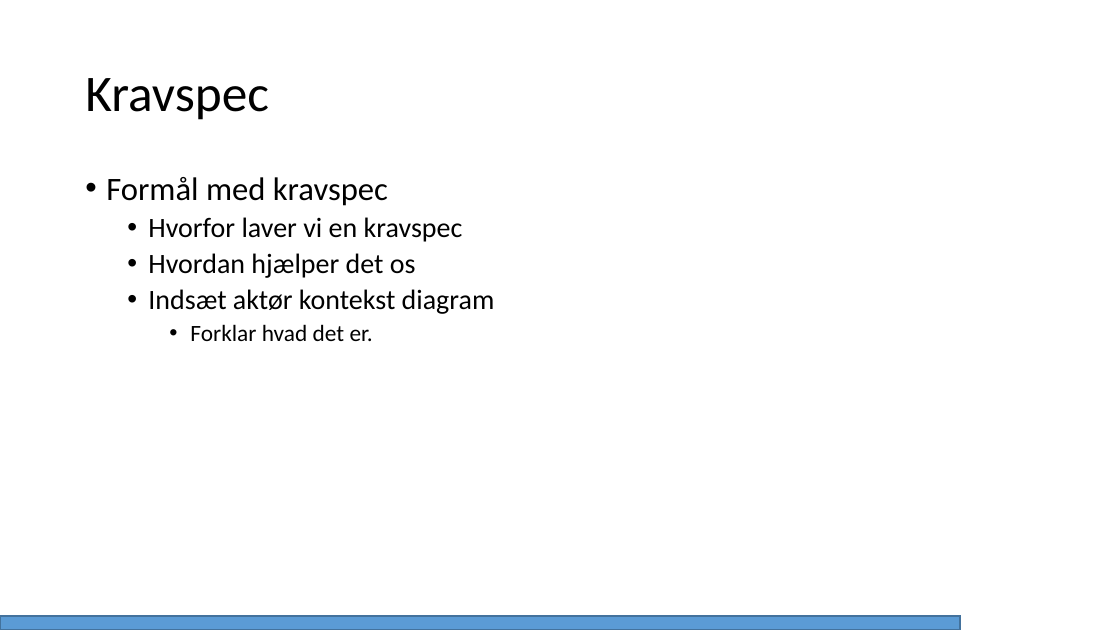
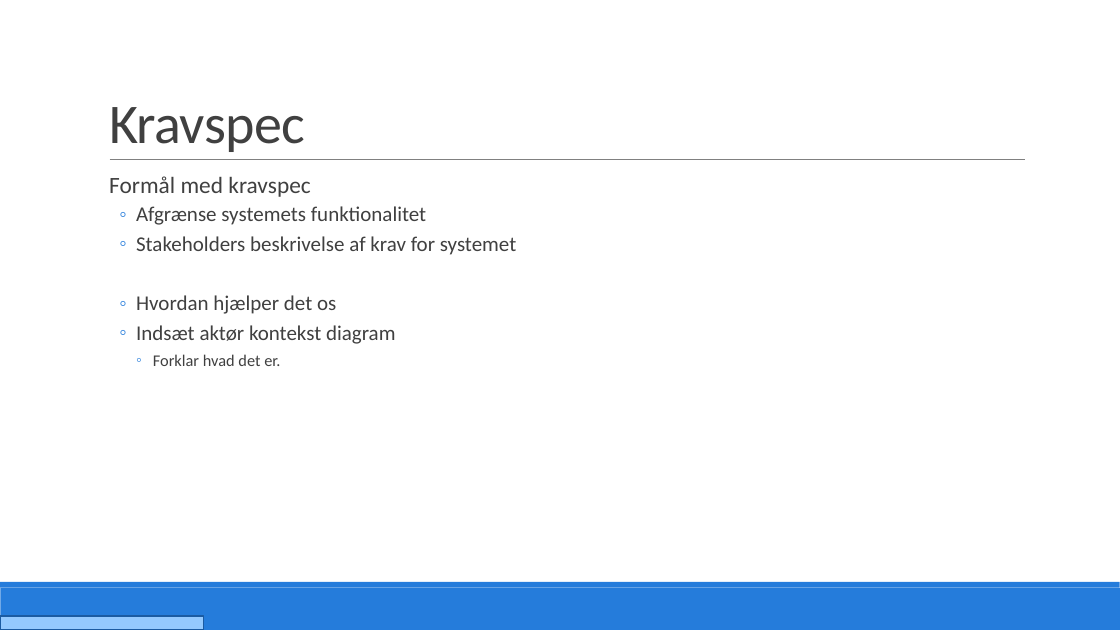
Before and after one commit to PRJ2GR15/Rapport, a slide deck: slide 6 of Fremlæggelse/Fremlæggelse.pptm. Drawn at 1120x630 pixels with LibreOffice and Linux fonts; fonts in the diff are those of the drawing. Boxes give left, top, right and bottom in pixels: in the first picture for what was removed or moved away, otherwise in the second. Text is boxed around its words. In the diff, an @@ line names an element or a change of style, - is before the commit and + after.

```diff
--- a/Fremlæggelse/Fremlæggelse.pptm
+++ b/Fremlæggelse/Fremlæggelse.pptm
@@ title "Kravspec": place and size @@
-title "Kravspec" at [85, 78, 269, 120]
+title "Kravspec" at [109, 107, 305, 152]
@@ title "Kravspec" at [109, 107, 305, 152]: size 44 to 48 pt, text colour #000000 to #404040, letter spacing 0 to -0.5 pt; line spacing 0.9 to 0.85; vertical alignment middle to bottom @@
@@ text at [109, 176, 395, 366]: size 28 to 20 pt in "Formål med kravspec"; text colour #000000 to #404040 in "Formål med kravspec", "Hvordan hjælper det os", "Indsæt aktør kontekst diagram", "Forklar hvad det er."; size 24 to 18 pt in "Hvordan hjælper det os", "Indsæt aktør kontekst diagram"; size 20 to 14 pt in "Forklar hvad det er."; bullet • to  ; more space between paragraphs; bullet • to ◦ @@
@@ line added from (110, 160) to (1026, 160), #808080 0.5 pt @@
@@ text at [136, 206, 516, 255]: text changed; size 24 to 18 pt; text colour #000000 to #404040 @@
-  • Hvorfor laver vi en kravspec
+  ◦ Afgrænse systemets funktionalitet
+  ◦ Stakeholders beskrivelse af krav for systemet
@@ rectangle added at [0, 588, 1120, 630], fill #257CDB @@
@@ rectangle added at [0, 582, 1120, 588], fill #257CDB @@
@@ rectangle removed at [0, 616, 960, 630] @@
@@ rectangle added at [0, 616, 203, 630], fill #94C9FE, outline #1B5CA2 1.25 pt @@
```
Also in this commit, not shown: 30 other slides changed, 2 slides added, 2 slides removed.
